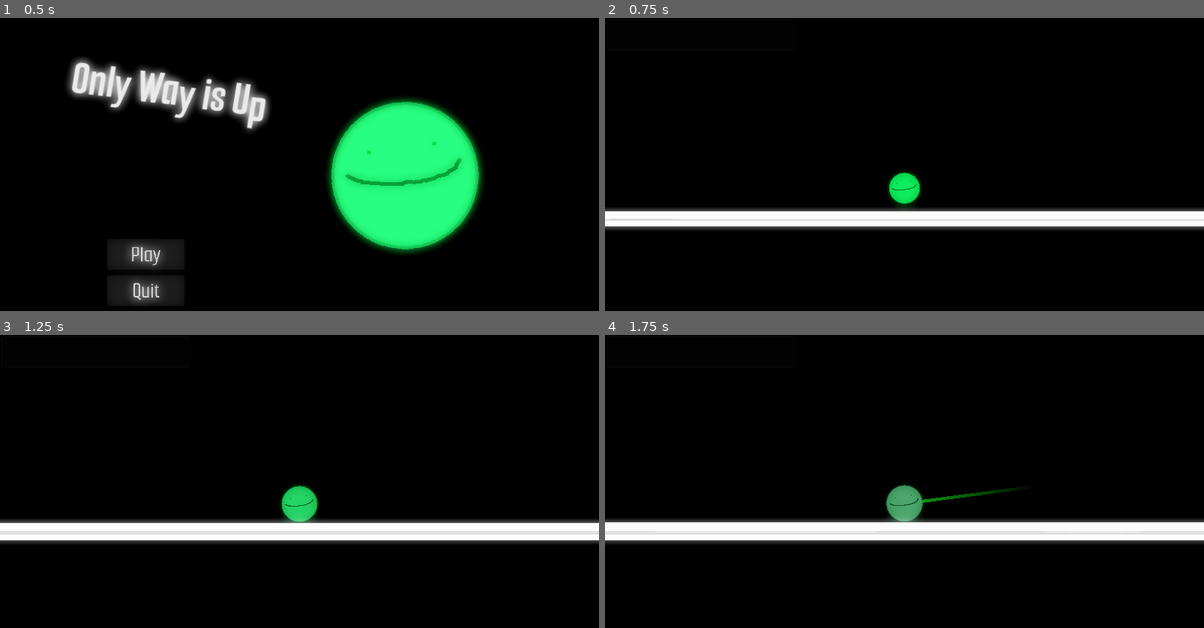
Above: before the commit, frames 1-4 (two rows, left to right).
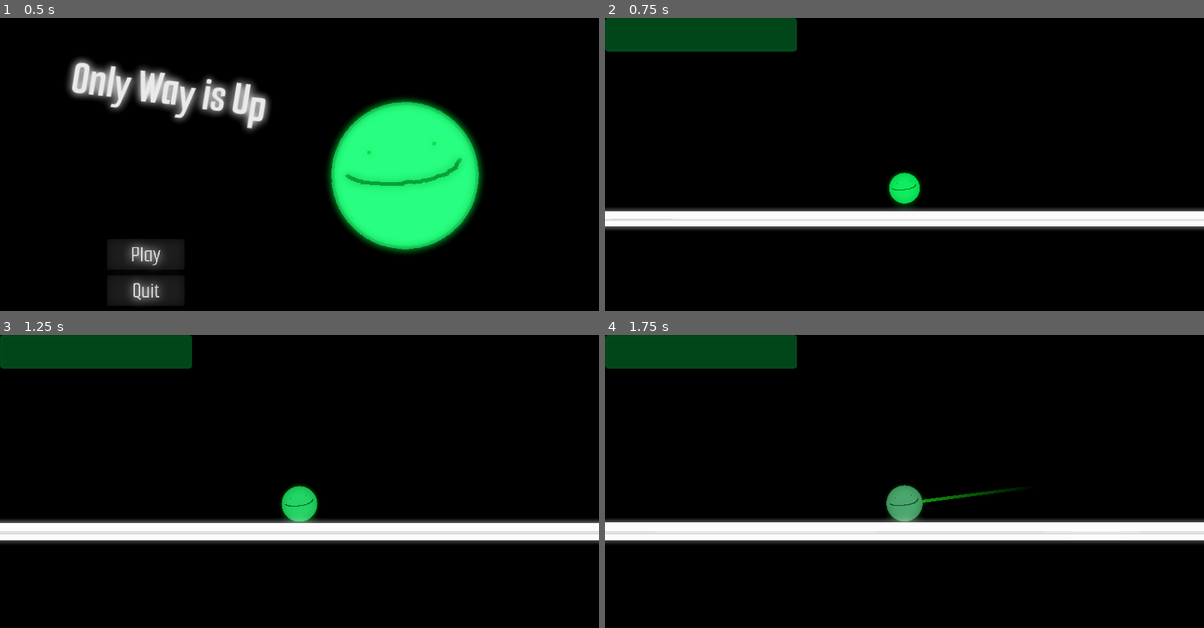
Above: after the commit, the same moments.

Repository: ai43184-school/School-project
Game: Godot game, scene res://Scenes/main_menu.tscn
The game is run twice, just before and just after one commit, with the same random seed, the same clock (stepped at 60 frames per second) and the same inputs.
Inputs (mouse positions are in pixels of both pictures, inside the frame that each line leads up to):
- Up to frame 1 (0.5 s): no input
- Up to frame 2 (0.75 s): click "Play" at 0.5 s
- Up to frame 3 (1.25 s): no input
- Up to frame 4 (1.75 s): move the mouse to (1036, 487) at 1.27 s; press the mouse at (1036, 487) at 1.28 s

Frame 1 is identical in both runs. In frame 2, 3.7% of the frame differs, in the area x 0-33%, y 0-12%; in frame 3, 3.7%; in frame 4, 3.7%.

Commit message:
NOTHING WORKS AKJ:SLKNLKJSNFKJLSFKJNKILL MEEEEEE
HELELELELELPEPPE{kjlk<nansjdNBBSADFJSHKLD

Diff:
--- a/only-way-is-up/Scenes/GameManager.tscn
+++ b/only-way-is-up/Scenes/GameManager.tscn
@@ -4,3 +4,7 @@
 
 [node name="GameManager" type="Node"]
 script = ExtResource("1_s7ma2")
+
+[node name="HitTimer" type="Timer" parent="."]
+
+[connection signal="timeout" from="HitTimer" to="." method="_on_hit_timer_timeout"]
--- a/only-way-is-up/Scenes/health_bar.gd
+++ b/only-way-is-up/Scenes/health_bar.gd
@@ -1,12 +1,17 @@
-extends ProgressBar
+extends CanvasLayer
+
+@onready var healthbar: ProgressBar = $BoxContainer/ProgressBar
+
+func update_health():
+	if GameManager.can_be_hit == true:
+			GameManager.can_be_hit = false
+			GameManager.hitCooldown.start()
+			healthbar.value -= 1
+			GameManager.health -= GameManager.damage
+			print("Player took damage!")
 
 
-# Called every frame. 'delta' is the elapsed time since the previous frame.
-func _process(delta: float) -> void:
+
+func _on_game_manager_playerdamage() -> void:
+	print("Player took damage!")
 	update_health()
-
-func update_health():
-	if GameManager.playerdamage:
-		value -= 1
-		GameManager.health -= GameManager.damage
-		print("Player took damage!")
--- a/only-way-is-up/Scenes/hud.tscn
+++ b/only-way-is-up/Scenes/hud.tscn
@@ -26,6 +26,7 @@
 ProgressBar/styles/fill = SubResource("StyleBoxFlat_llh7y")
 
 [node name="HUD" type="CanvasLayer"]
+script = ExtResource("1_am8j0")
 
 [node name="BoxContainer" type="BoxContainer" parent="."]
 offset_right = 616.0
@@ -40,4 +41,3 @@
 max_value = 3.0
 value = 3.0
 show_percentage = false
-script = ExtResource("1_am8j0")
--- a/only-way-is-up/Scenes/main.tscn
+++ b/only-way-is-up/Scenes/main.tscn
@@ -64,3 +64,5 @@
 environment = SubResource("Environment_sfuh2")
 
 [node name="HUD" parent="." instance=ExtResource("5_m2k3o")]
+
+[connection signal="playerdamage" from="GameManager" to="HUD" method="_on_game_manager_playerdamage"]
--- a/only-way-is-up/Scripts/enemy_1.gd
+++ b/only-way-is-up/Scripts/enemy_1.gd
@@ -28,7 +28,7 @@
 		if enemy_type == "spike":
 			death_timer.start()
 			$CollisionShape2D.queue_free()
-			GameManager.playerdamage.emit(1)
+			GameManager.playerdamage.emit()
 			GameManager.enemydeath.emit(1)
 			GameManager.can_launch = true
 			sprite.visible = false
--- a/only-way-is-up/Scripts/game_manager.gd
+++ b/only-way-is-up/Scripts/game_manager.gd
@@ -7,11 +7,18 @@
 var can_launch = true
 
 #health
+@onready var hitCooldown: Timer = $HitTimer
+
 signal playerdamage
 
 var health: int = 3
 var damage: int = 1
 var heal: int = 1
+var can_be_hit = true
 
 #func _process(delta: float) -> void:
 	#print(health)
+
+
+func _on_hit_timer_timeout() -> void:
+	can_be_hit = true
